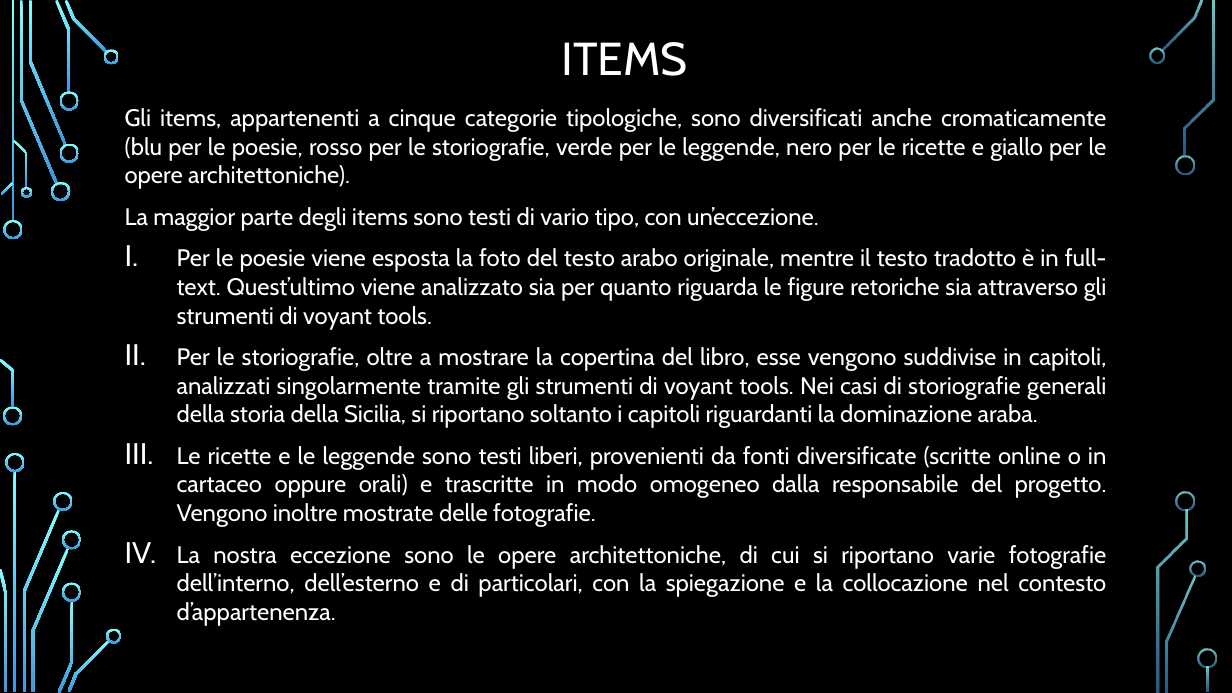
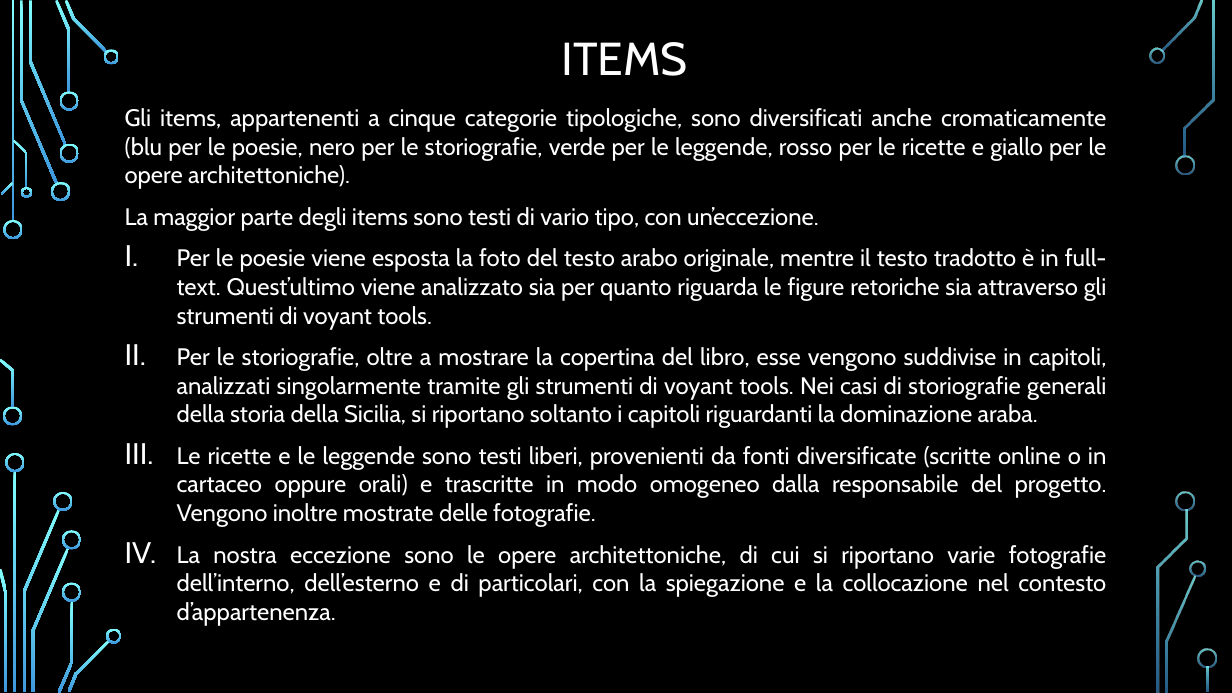
Before and after one commit to Fede7700/Siqilliyya_esame_dh, a slide deck: slide 4 of powerpoint/siqilliyya2_definitivo.pptx. Drawn at 1232x693 pixels with LibreOffice and Linux fonts; fonts in the diff are those of the drawing; background and template pictures are left out. Boxes give left, top, right and bottom in pixels: in the first picture for what was removed or moved away, otherwise in the second. Text is boxed around its words. In the diff, an @@ line names an element or a change of style, - is before the commit and + after.

Commit message:
avevo_sbagliato_i_colori
Nel pdf c'è un errore sui colori (nero storiografie, rosso ricette).

```diff
--- a/powerpoint/siqilliyya2_definitivo.pptx
+++ b/powerpoint/siqilliyya2_definitivo.pptx
@@ text at (x1=125, y1=108, x2=1107, y2=189): text changed @@
-Gli items, appartenenti a cinque categorie tipologiche, sono diversificati anche cromaticamente (blu per le poesie, rosso per le storiografie, verde per le leggende, nero per le ricette e giallo per le opere architettoniche).
+Gli items, appartenenti a cinque categorie tipologiche, sono diversificati anche cromaticamente (blu per le poesie, nero per le storiografie, verde per le leggende, rosso per le ricette e giallo per le opere architettoniche).
```
